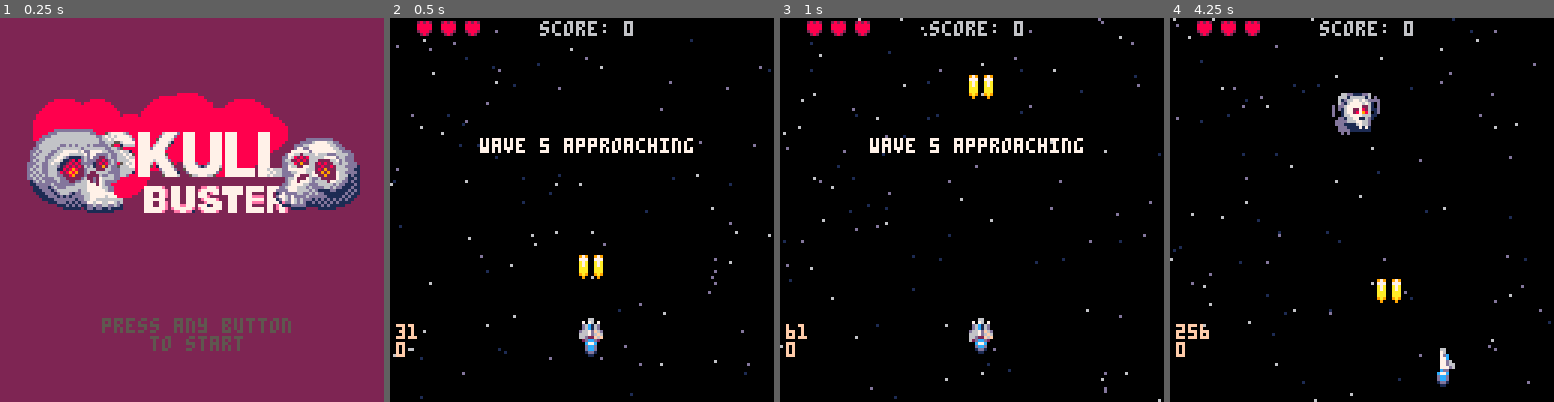
Above: before the commit, frames 1-4 (left to right).
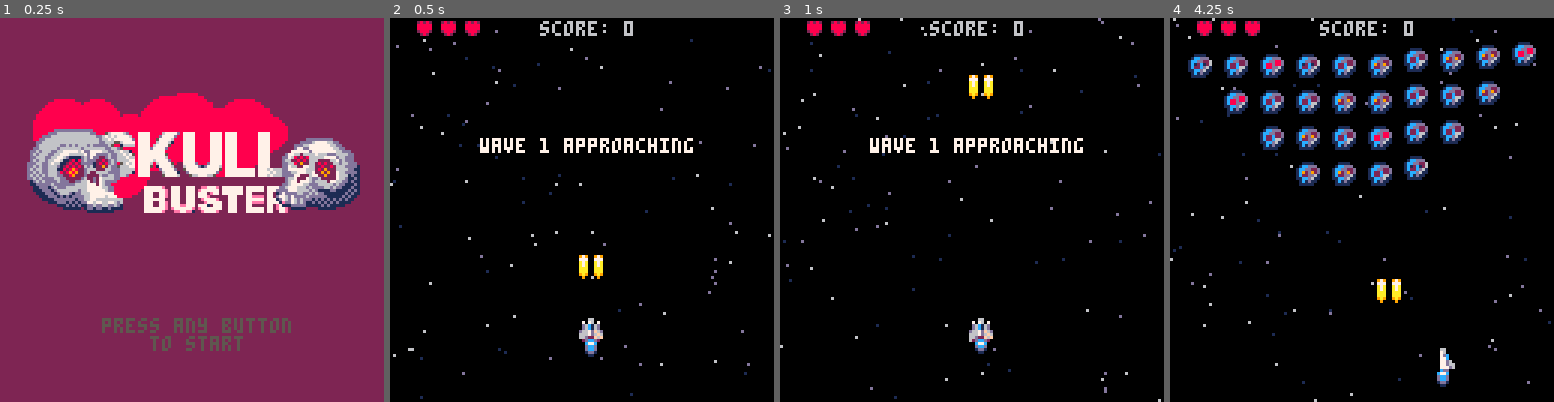
Above: after the commit, the same moments.

Repository: jimmac/pico-shed
Game: PICO-8 cartridge shmup.p8
The game is run twice, just before and just after one commit, with the same random seed, the same clock (stepped at 60 frames per second) and the same inputs.
Inputs:
- Up to frame 1 (0.25 s): no input
- Up to frame 2 (0.5 s): tap X (X key) at 0.33 s
- Up to frame 3 (1 s): tap O (Z key) at 0.7 s
- Up to frame 4 (4.25 s): tap X (X key) at 1.07, 1.85, 2.97, 4.08 s; hold Right 1.6-2.1 s; tap O (Z key) every 0.4 s from 1.7 to 4.1 s; hold Up 2.15-2.42 s; hold Right 2.47-3.03 s; hold Left 3.08-3.58 s; hold Down 3.63-3.97 s; hold Right from 4.02 s (still down)

Frame 1 is identical in both runs. In frame 2, 0.2% of the frame differs, in the area x 1-42%, y 31-89%; in frame 3, 0.2%; in frame 4, 9.8%, in the area x 1-96%, y 6-89%.

Commit message:
exportable state

Diff:
--- a/shmup.p8
+++ b/shmup.p8
@@ -54,7 +54,7 @@
 	mode="wavetext"
 	flash=0
 	firet=0
-	wave=4
+	wave=0
 	nextwave()
 	wavet=160
 	nextfire=300
@@ -649,8 +649,8 @@
  draw_menu()
 
  --debug
- print(t,2,102,15)
- print(#ebl)
+ --print(t,2,102,15)
+ --print(#ebl)
 end
 
 function draw_wavetext()
